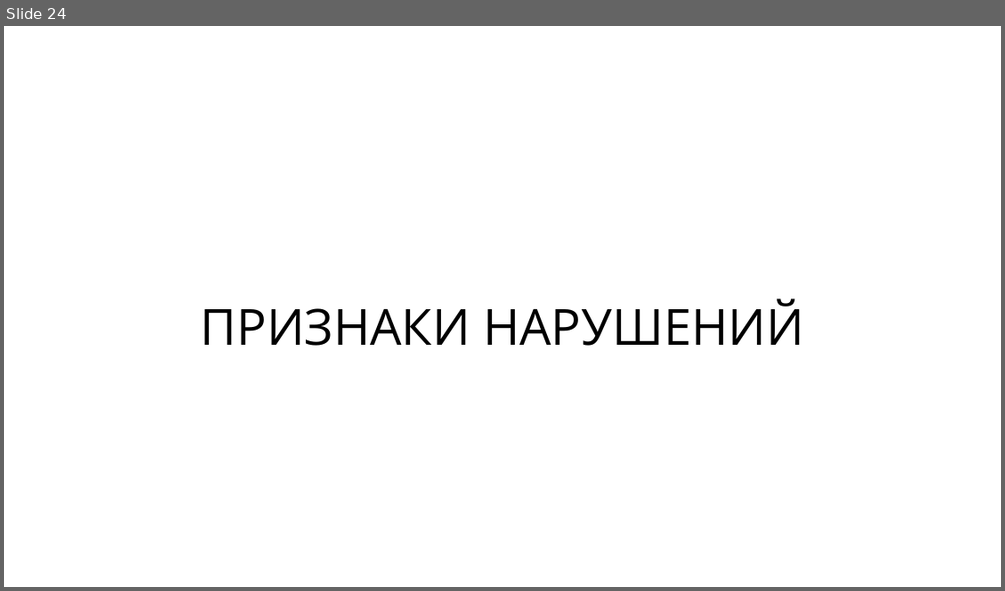
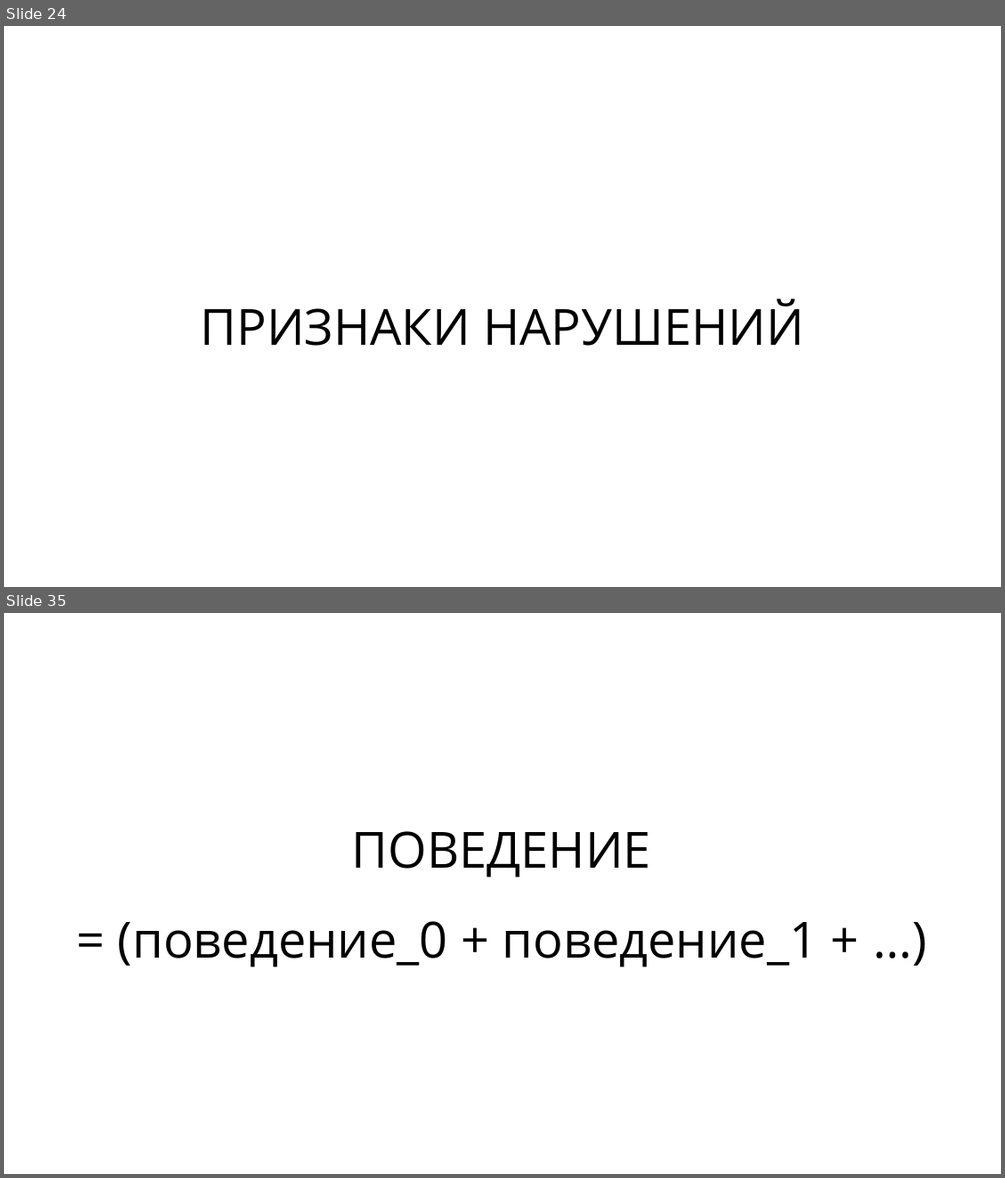
Before and after one commit to rkhaimov/brain-gym, a slide deck: Презентация.pptx. Shown one above the other, each under a label of ours: slide 24 before the commit, slides 24 and 35 after it; the slides between them are not shown. The pictures are 1005x591 and 1005x1178 pixels, drawn with LibreOffice and Linux fonts; fonts in the diff are those of the drawing. Boxes give left, top, right and bottom in pixels: in the first picture for what was removed or moved away, otherwise in the second. Text is boxed around its words. In the diff, an @@ line names an element or a change of style, - is before the commit and + after.

```diff
--- a/Презентация.pptx
+++ b/Презентация.pptx
@@ slide 35 added at (x1=4, y1=613, x2=1001, y2=1174), background #FFFFFF @@
@@ text added at (x1=118, y1=831, x2=818, y2=967), 48 pt, text #000000 @@
+ПОВЕДЕНИЕ
+= (поведение_0 + поведение_1 + …)
```
Also in this commit, not shown: 28 other slides added.
